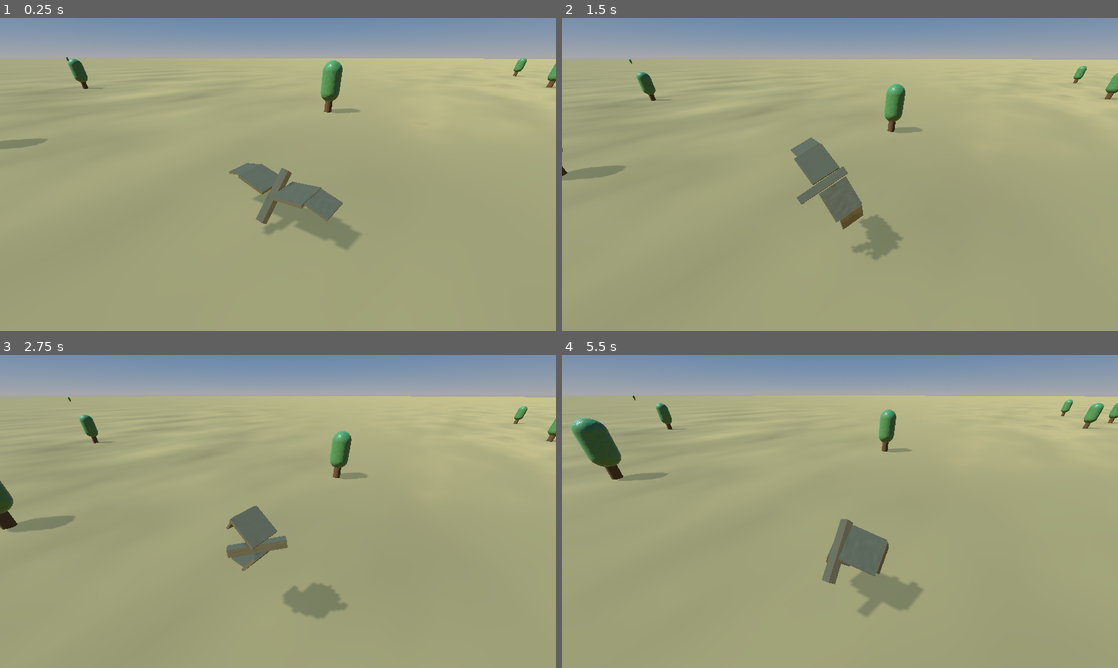
Above: before the commit, frames 1-4 (two rows, left to right).
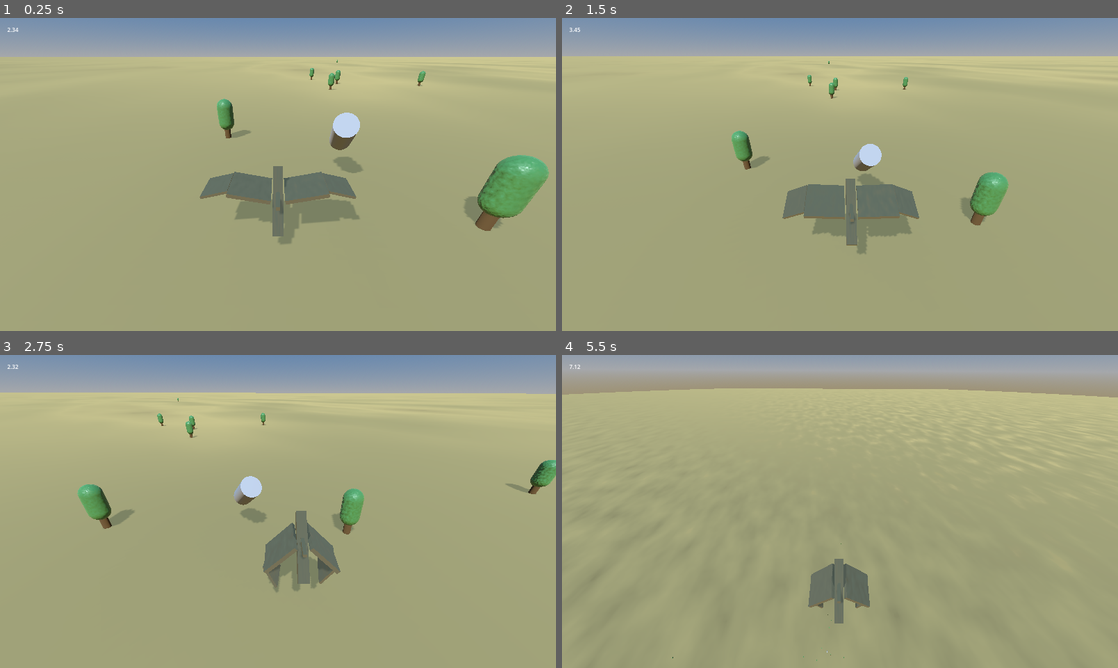
Above: after the commit, the same moments.

Repository: westonkelliher/GodotDemos
Game: Godot game, scene res://world.tscn
Same seed, same stepped clock (60 frames per second), same inputs: the game is played once before the commit and once after it.
Inputs (mouse positions are in pixels of both pictures, inside the frame that each line leads up to):
- Up to frame 1 (0.25 s): no input
- Up to frame 2 (1.5 s): move the mouse to (962, 158) at 0.52 s; hold D (right) 0.53-1.28 s; hold Space (flap) 0.53-1.28 s; move the mouse to (728, 190) at 1.27 s; hold S (backward) from 1.28 s (still down); click (728, 190) at 1.35 s
- Up to frame 3 (2.75 s): tap Space (flap) at 1.52, 1.55, 1.82 s; move the mouse to (333, 442) at 2.02 s; release S (backward) at 2.03 s; hold D (right) from 2.03 s (still down); hold Space (flap) from 2.03 s (still down)
- Up to frame 4 (5.5 s): move the mouse to (812, 574) at 2.77 s; release D (right) at 2.78 s; release Space (flap) at 2.78 s; hold U (cheat_up, bound only after the commit) 2.78-3.53 s; click (812, 574) at 2.85 s; tap Space (flap) at 3.02, 3.05, 3.32, 4.52, 4.55, 4.82 s; move the mouse to (1006, 558) at 3.52 s; hold Space (flap) 3.53-4.28 s; hold A (left) 3.53-5.03 s; move the mouse to (673, 464) at 4.27 s; click (673, 464) at 4.35 s; move the mouse to (867, 511) at 5.02 s; hold S (backward) from 5.03 s (still down); hold Space (flap) from 5.03 s (still down)

The runs differ from the first frame. In frame 1, 8.0% of the frame differs, in the area x 0-100%, y 3-74%; in frame 2, 8.0%; in frame 3, 10%; in frame 4, 18%, in the area x 0-100%, y 0-98%.

Commit message:
Flight: most of mechanics I want

Diff:
--- a/Flight/bird.gd
+++ b/Flight/bird.gd
@@ -7,13 +7,12 @@
 # Get the gravity from the project settings to be synced with RigidBody nodes.
 var gravity: float = ProjectSettings.get_setting("physics/3d/default_gravity")
 
-var MIN_GRAV_MULT := 0.10 # flat wings parallel with the ground
-var GRAV_FROM_FLAPPED := 0.20 # additional gravity when wings are fully flapped
-var MAX_GRAV_MULT := 0.30
-
-# lift
-const LIFT_MULT := 3.0
-const DIFT_MULT := 0.8
+# lift and drag
+const LIFT_MULT := 9.0
+const DIFT_MULT := 1.0
+const FLAT_DRAG :=  5.0 # meters / second
+const DIVE_DRAG :=  0.02 # added to flat and flapped
+const DRAFT_LEVEL := 100.0
 
 # torso tilt
 const MAX_TORSO_TILT_SPEED := 1.0 # as fraction not in radians
@@ -28,14 +27,14 @@
 # : negative number means downward position
 const MAX_FLAP_ANGLE := 0.2
 const MIN_FLAP_ANGLE := -0.8
-const MAX_FLAP_SPEED := 4.0
-const FLAP_ACC := 40.0
+const MAX_FLAP_SPEED := 5.0
+const FLAP_ACC := 70.0
 var flap_speed := 0.0
 var flap_angle := 0.0
 
 # wing pitch
-const MAX_WING_PITCH := 0.6
-const MIN_WING_PITCH := -0.6
+const MAX_WING_PITCH := 0.3
+const MIN_WING_PITCH := -0.4
 const MAX_WING_PITCH_SPEED := 6.0
 const WING_PITCH_ACC := 18.0
 var wing_pitch := 0.0
@@ -49,6 +48,12 @@
 const WING_ROLL_SPEED := 2.0
 var wing_roll := 0.0
 
+# yaw (from wing roll)
+const YAW_ACC := 2.1
+var STATIC_YAW_DAMPING := 0.1
+var ACTIVE_YAW_DAMPING := 0.6
+var yaw_speed := 0.0
+
 # body roll
 var BODY_ROLL_RATE := 3.0
 var STATIC_BODY_ROLL_DAMPING := 0.1
@@ -60,17 +65,25 @@
 # : proportional to body pitch speed
 var MAX_TIP_PITCH := 0.7
 var MIN_TIP_PITCH := -0.7
-var MAX_TIP_PITCH_DIST := 200.0
+var MAX_TIP_PITCH_DIST := 400.0
 var TIP_PITCH_RATE := 0.05
 var tip_pitch := 0.0
+
+# wing yaw
+var MAX_WING_YAW := 0.2
+var MAX_WING_YAW_DIST := 800.0
+var WING_YAW_RATE := 0.05
+var wing_yaw := 0.0
+
 
 # mouse drags
 var drag_start := Vector2.ZERO # relative to center of screens
 var is_dragging := false
+var mouse_yaw_speed := 0.0
 
 #### Builtins ####
 func _process(delta: float) -> void:
-	$D/Vecs.global_position = global_position
+	$D/Vecs.global_position = global_position + Vector3.UP
 
 func _physics_process(delta: float) -> void:
 	handle_torso_tilt(delta)
@@ -81,7 +94,7 @@
 	#
 	# flapping
 	var lift_normal := Vector3.UP.rotated(Vector3.RIGHT, wing_pitch)
-	lift_normal = lift_normal.rotated(Vector3.FORWARD, -wing_roll)
+	lift_normal = lift_normal.rotated(Vector3.FORWARD, wing_roll*0.5)
 	lift_normal = basis * lift_normal
 	if flap_speed < 0:
 		var lift: float = abs(flap_speed) * cos(flap_angle) * LIFT_MULT
@@ -91,19 +104,37 @@
 		var dift: float = abs(flap_speed) * cos(flap_angle) * DIFT_MULT
 		velocity -= lift_normal * dift * delta
 	#
-	# rolling
+	# yawing
 	if flap_speed < 0:
-		body_roll_speed += flap_speed * wing_roll * BODY_ROLL_RATE * delta
-	rotation.z += (1 - sin(flap_angle))*body_roll_speed * delta
+		yaw_speed += flap_speed * wing_roll * YAW_ACC * delta
+	rotation.y += yaw_speed * delta
 	if Input.is_action_pressed("left") or Input.is_action_pressed("right"):
-		body_roll_speed *= pow(ACTIVE_BODY_ROLL_DAMPING, delta)
-	else:
-		body_roll_speed *= pow(STATIC_BODY_ROLL_DAMPING, delta)
+		yaw_speed *= pow(ACTIVE_YAW_DAMPING, delta)
+	else:
+		yaw_speed *= pow(STATIC_YAW_DAMPING, delta)
+	#
+	# speed rolling
+	if velocity.length() > 1.0:
+		var speed_roll_intensity := (basis * Vector3.FORWARD).dot(velocity)*0.2
+		speed_roll_intensity *= 0.02 + 0.98*torso_tilt
+		body_roll_speed += -wing_roll * speed_roll_intensity * delta
+		var max_rs := pow(velocity.length(), 0.5) * 0.5
+		body_roll_speed = max(-max_rs, min(max_rs, body_roll_speed))
+		print(body_roll_speed)
+		rotation.z += body_roll_speed * delta
+		# damp it
+		if !Input.is_action_pressed("left") and !Input.is_action_pressed("right"):
+			body_roll_speed *= pow(0.2, delta)
 	#
 	# pitching
-	rotation.x += tip_pitch * TIP_PITCH_RATE
-	#
-	# gravity and velocity damping
+	var paxis := basis * Vector3.RIGHT
+	rotate(paxis, tip_pitch * TIP_PITCH_RATE)
+	# yawing
+	var yaxis := basis * Vector3.DOWN
+	rotate(yaxis, wing_yaw * WING_YAW_RATE)
+	velocity = velocity.rotated(yaxis, wing_yaw * WING_YAW_RATE)
+	#
+	# gravity and velocity drag
 	if is_on_floor():
 		# TODO: proper drag
 		velocity *= pow(0.1, delta)
@@ -112,17 +143,15 @@
 		torso_tilt = move_toward(torso_tilt, 0, 1.5*delta)
 		torso_tilt_speed = 0.0
 	else:
-		velocity *= pow(0.95, delta)
+		handle_air_drag(delta)
+		handle_forward_turning(delta)
 		# Add the gravity.
-		var grav_dif := MAX_GRAV_MULT - MIN_GRAV_MULT
-		var grav_mult: float = MIN_GRAV_MULT + grav_dif*abs(sin(flap_angle))
-		var grav := gravity*grav_mult
-		velocity.y -= grav * delta
+		velocity.y -= gravity * delta
 	#
 	# debug
 	$D/Vecs/WingNormal.target_position = lift_normal*0.5
 	$D/Vecs/ForSpeed.target_position = velocity.project(Vector3.FORWARD)
-
+	#
 
 	move_and_slide()
 
@@ -197,15 +226,15 @@
 		wing_roll = move_toward(wing_roll, 0, WING_ROLL_SPEED*delta)
 	else:
 		# neither held
-		var balancing_roll := wrap_angle(rotation.z) / PI * MAX_WING_ROLL
-		wing_roll = move_toward(wing_roll, balancing_roll, WING_ROLL_SPEED*delta)
+		#var balancing_roll := wrap_angle(rotation.z) / PI * MAX_WING_ROLL
+		#wing_roll = move_toward(wing_roll, balancing_roll, WING_ROLL_SPEED*delta)
+		wing_roll = move_toward(wing_roll, 0, WING_ROLL_SPEED*delta)
 	#
 	$Wings/RightWing.set_roll(wing_roll)
 	$Wings/LeftWing.set_roll(-wing_roll)
 
 # mouse drags
 func handle_mouse_drags(delta: float) -> void:
-	# calculate drag vector
 	if Input.is_action_just_pressed("clickdown"):
 		drag_start = get_relative_mouse_pos()
 	is_dragging = Input.is_action_pressed("clickdown")
@@ -213,12 +242,55 @@
 	if is_dragging:
 		drag_vec = get_relative_mouse_pos() - drag_start
 	#
-	tip_pitch = -drag_vec.y / MAX_TIP_PITCH_DIST
+	# pitch
+	tip_pitch = -drag_vec.y / MAX_TIP_PITCH_DIST * torso_tilt
 	tip_pitch = max(MIN_TIP_PITCH, min(MAX_TIP_PITCH, tip_pitch))
-
 	#
 	$Wings/LeftWing.set_tip_pitch(tip_pitch)
 	$Wings/RightWing.set_tip_pitch(tip_pitch)
+	#
+	# yaw
+	wing_yaw = drag_vec.x / MAX_WING_YAW_DIST * torso_tilt
+	wing_yaw = max(-MAX_WING_YAW, min(MAX_WING_YAW, wing_yaw))
+	#
+	$Wings/LeftWing.set_yaw(wing_yaw)
+	$Wings/RightWing.set_yaw(-wing_yaw)
+
+
+func handle_air_drag(delta: float) -> void:
+	# calculate terminal vel for this vel normal
+	var wing_forward := basis * Vector3.FORWARD.rotated(Vector3.RIGHT, wing_pitch)
+	var straightness: float = pow(abs(wing_forward.dot(velocity.normalized())), 2.0)
+	var flappedness: float = abs(flap_angle) / abs(MIN_FLAP_ANGLE)
+	# calculate drag
+	var wing_up := basis * Vector3.UP.rotated(Vector3.RIGHT, wing_pitch)
+	var drag_normal := -velocity.normalized()
+	var drag_mult: float = DIVE_DRAG
+	drag_mult += drag_normal.dot(wing_up)*FLAT_DRAG
+	drag_mult *= 0.2 + 0.8*torso_tilt
+	drag_mult *= 1.0/(1.0+flap_speed)
+	print(drag_mult)
+	velocity += wing_up * velocity.length() * drag_mult * delta
+	#
+	#$D/Vecs/Drag.target_position = drag_normal
+	#$D/Vecs/WingUp.target_position = wing_up
+	#$D/Vecs/DragReflect.target_position = draft_normal
+
+func handle_forward_turning(delta: float) -> void:
+	# yaw
+	var turn_intensity := 1.0 - 5.0/(5.0 + velocity.length())
+	turn_intensity *= torso_tilt
+	var forward := basis * Vector3.FORWARD
+	var total_a := forward.angle_to(velocity)
+	if total_a < 0.01:
+		return
+	var axis := forward.cross(velocity).normalized()
+	var amount := total_a * (1.0 - pow(0.6, delta)) * turn_intensity
+	rotate(axis, amount)
+	# roll
+	if !Input.is_action_pressed("left") and !Input.is_action_pressed("right"):
+		var roll_intensity: float = abs(cos(rotation.z)) * 0.5
+		rotation.z *= (1.0 - roll_intensity*delta)
 
 
 #### Utility ####
@@ -234,3 +306,12 @@
 	while angle < -PI:
 		angle += 2*PI
 	return angle
+
+
+func turn_toward_vector(fraction: float, start: Vector3, target: Vector3) -> Vector3:
+	var total_a := start.angle_to(target)
+	if total_a < 0.01:
+		return start
+	var axis := start.cross(target).normalized()
+	var amount := total_a * fraction
+	return start.rotated(axis, tip_pitch * TIP_PITCH_RATE)
--- a/Flight/bird.tscn
+++ b/Flight/bird.tscn
@@ -1,33 +1,41 @@
-[gd_scene load_steps=6 format=3 uid="uid://dwifatahjw2iw"]
+[gd_scene load_steps=7 format=3 uid="uid://dwifatahjw2iw"]
 
 [ext_resource type="Script" path="res://bird.gd" id="1_spr0f"]
 [ext_resource type="Material" uid="uid://cffmhpki7ah77" path="res://wing_mat.tres" id="1_us2py"]
 [ext_resource type="PackedScene" uid="uid://br826gu3twll6" path="res://wing.tscn" id="1_wmpwx"]
 
 [sub_resource type="SphereShape3D" id="SphereShape3D_qgsme"]
+radius = 1.0
+
+[sub_resource type="BoxMesh" id="BoxMesh_xmkve"]
+material = ExtResource("1_us2py")
+size = Vector3(0.1, 1, 0.1)
 
 [sub_resource type="BoxMesh" id="BoxMesh_qonja"]
 material = ExtResource("1_us2py")
-size = Vector3(0.15, 1, 0.15)
+size = Vector3(0.3, 2, 0.3)
 
 [node name="Bird" type="CharacterBody3D"]
-transform = Transform3D(1, 0, 0, 0, 1, 0, 0, 0, 1, 0, 0, 0)
 script = ExtResource("1_spr0f")
 
 [node name="CollisionShape3D" type="CollisionShape3D" parent="."]
 transform = Transform3D(1, 0, 0, 0, 1, 0, 0, 0, 1, 0, -0.197503, -0.00287512)
 shape = SubResource("SphereShape3D_qgsme")
 
+[node name="Straight" type="MeshInstance3D" parent="."]
+transform = Transform3D(1, 0, 0, 0, -4.37114e-08, -1, 0, 1, -4.37114e-08, 0, 0, 0.346331)
+mesh = SubResource("BoxMesh_xmkve")
+
 [node name="Body" type="Node3D" parent="."]
 transform = Transform3D(1, 5.24537e-09, -5.29134e-09, 3.72529e-09, 0.707107, 0.707107, 7.45058e-09, -0.707107, 0.707107, 0, 0, 0)
 
 [node name="Torso" type="MeshInstance3D" parent="Body"]
-transform = Transform3D(1, 0, 0, 0, 1, 0, 0, 0, 1, 0, -0.15, 0)
+transform = Transform3D(1, 0, 0, 0, 1, 0, 0, 0, 1, 0, -0.3, 0)
 mesh = SubResource("BoxMesh_qonja")
 skeleton = NodePath("../..")
 
 [node name="Wings" type="Node3D" parent="."]
-transform = Transform3D(1, -3.25082e-11, -7.45058e-09, 3.72529e-09, 1, 0, 7.45058e-09, -2.89506e-08, 1, 0, 0, 0)
+transform = Transform3D(2, 0, 0, 0, 2, 0, 0, 0, 2, 0, 0, 0)
 
 [node name="RightWing" parent="Wings" instance=ExtResource("1_wmpwx")]
 transform = Transform3D(1, 0, 0, 0, 1, 0, 0, 0, 1, 0.1, 0, 0)
@@ -38,11 +46,31 @@
 [node name="D" type="Node" parent="."]
 
 [node name="Vecs" type="Node3D" parent="D"]
+transform = Transform3D(1, 0, 0, 0, 1, 0, 0, 0, 1, 0, 1, 0)
 
 [node name="ForSpeed" type="RayCast3D" parent="D/Vecs"]
-transform = Transform3D(1, 0, 0, 0, 1, 0, 0, 0, 1, 0, 0.5, 0)
+visible = false
+target_position = Vector3(0, -2, 0)
 debug_shape_custom_color = Color(0, 0.486275, 0, 1)
 
 [node name="WingNormal" type="RayCast3D" parent="D/Vecs"]
-transform = Transform3D(1, 0, 0, 0, 1, 0, 0, 0, 1, 0, 0.5, 0)
+visible = false
+target_position = Vector3(0, -2, 0)
 debug_shape_custom_color = Color(0.639216, 0, 0.882353, 1)
+
+[node name="Drag" type="RayCast3D" parent="D/Vecs"]
+target_position = Vector3(0, 1, 0)
+collision_mask = 0
+debug_shape_custom_color = Color(0.00784314, 0.00784314, 0.00784314, 1)
+
+[node name="WingUp" type="RayCast3D" parent="D/Vecs"]
+collision_mask = 0
+debug_shape_custom_color = Color(1, 1, 1, 1)
+
+[node name="DragReflect" type="RayCast3D" parent="D/Vecs"]
+collision_mask = 0
+debug_shape_custom_color = Color(0.909804, 0.505882, 0.152941, 1)
+
+[node name="Label" type="Label" parent="."]
+offset_right = 40.0
+offset_bottom = 23.0
--- a/Flight/floor.tscn
+++ b/Flight/floor.tscn
@@ -1,8 +1,8 @@
 [gd_scene load_steps=6 format=3 uid="uid://dd08y67gqs75"]
 
 [sub_resource type="CylinderMesh" id="CylinderMesh_64rso"]
-top_radius = 500.0
-bottom_radius = 500.0
+top_radius = 5000.0
+bottom_radius = 5000.0
 height = 0.1
 
 [sub_resource type="FastNoiseLite" id="FastNoiseLite_pjwp4"]
@@ -22,7 +22,7 @@
 
 [sub_resource type="CylinderShape3D" id="CylinderShape3D_jfhuo"]
 height = 0.1
-radius = 500.0
+radius = 5000.0
 
 [node name="Floor" type="StaticBody3D"]
 
--- a/Flight/project.godot
+++ b/Flight/project.godot
@@ -56,3 +56,8 @@
 "events": [Object(InputEventKey,"resource_local_to_scene":false,"resource_name":"","device":-1,"window_id":0,"alt_pressed":false,"shift_pressed":false,"ctrl_pressed":false,"meta_pressed":false,"pressed":false,"keycode":0,"physical_keycode":32,"key_label":0,"unicode":32,"echo":false,"script":null)
 ]
 }
+cheat_up={
+"deadzone": 0.5,
+"events": [Object(InputEventKey,"resource_local_to_scene":false,"resource_name":"","device":-1,"window_id":0,"alt_pressed":false,"shift_pressed":false,"ctrl_pressed":false,"meta_pressed":false,"pressed":false,"keycode":0,"physical_keycode":85,"key_label":0,"unicode":117,"echo":false,"script":null)
+]
+}
--- /dev/null
+++ b/Flight/test_object.gd
@@ -0,0 +1,6 @@
+extends CharacterBody3D
+
+
+func _physics_process(delta: float) -> void:
+	velocity.y = 0.1
+	move_and_slide()
--- /dev/null
+++ b/Flight/test_object.tscn
@@ -0,0 +1,17 @@
+[gd_scene load_steps=4 format=3 uid="uid://jhn0yhq36e1n"]
+
+[ext_resource type="Script" path="res://test_object.gd" id="1_1r73h"]
+
+[sub_resource type="CylinderMesh" id="CylinderMesh_f0v3i"]
+
+[sub_resource type="SphereShape3D" id="SphereShape3D_miqce"]
+
+[node name="TestObject" type="CharacterBody3D"]
+transform = Transform3D(0.852408, -0.175893, 0.492404, 0.492404, 0.586824, -0.642788, -0.175893, 0.790379, 0.586824, 0, 0, 0)
+script = ExtResource("1_1r73h")
+
+[node name="MeshInstance3D" type="MeshInstance3D" parent="."]
+mesh = SubResource("CylinderMesh_f0v3i")
+
+[node name="CollisionShape3D" type="CollisionShape3D" parent="."]
+shape = SubResource("SphereShape3D_miqce")
--- a/Flight/wing.gd
+++ b/Flight/wing.gd
@@ -6,6 +6,7 @@
 var pitch := 0.0
 var roll := 0.0
 var tip_pitch := 0.0
+var yaw := 0.0
 
 func _process(delta: float) -> void:
 	pass
@@ -28,9 +29,14 @@
 	tip_pitch = angle
 	position_wing()
 
+func set_yaw(angle: float) -> void:
+	yaw = angle
+	position_wing()
+
 #
 func position_wing() -> void:
 	$F1.rotation.z = flap_angle
-	$F1/F2.rotation.z = roll + flap_angle*0.8 - 0.6
+	$F1/F2.rotation.z = flap_angle*0.8 - 0.6
 	$F1.rotation.x = pitch
-	$F1/F2.rotation.x = pitch*0.2 + tip_pitch
+	$F1/F2.rotation.x = pitch*0.2 + tip_pitch*0.5 + roll*0.5
+	$F1.rotation.y = yaw
--- a/Flight/world.gd
+++ b/Flight/world.gd
@@ -9,3 +9,10 @@
 	var cam_to_bird: Vector3 = $Bird.position - $CamPivot.position
 	cam_to_bird *= pow(cam_to_bird.length(), CAM_SPRING_MULT-1)
 	$CamPivot.global_position += cam_to_bird * (1 - pow(CAM_SPRING, delta))
+	var a: Vector3 = $CamPivot.rotation
+	$CamPivot.rotation = $Bird.rotation
+	#
+	$Label.text = str(float(int($Bird.velocity.length()*100))/100.0)
+	if Input.is_action_just_pressed("cheat_up"):
+		$Bird.position = Vector3(0, 300, 100)
+		$CamPivot.position = Vector3(0, 300, 100)
--- a/Flight/world.tscn
+++ b/Flight/world.tscn
@@ -1,9 +1,10 @@
-[gd_scene load_steps=8 format=3 uid="uid://mlo6tf84cnqg"]
+[gd_scene load_steps=9 format=3 uid="uid://mlo6tf84cnqg"]
 
 [ext_resource type="PackedScene" uid="uid://dd08y67gqs75" path="res://floor.tscn" id="1_33vac"]
 [ext_resource type="Script" path="res://world.gd" id="1_cb1s3"]
 [ext_resource type="PackedScene" uid="uid://icdyyyjkrd37" path="res://tree.tscn" id="2_fv5iu"]
 [ext_resource type="PackedScene" uid="uid://dwifatahjw2iw" path="res://bird.tscn" id="3_bjcqp"]
+[ext_resource type="PackedScene" uid="uid://jhn0yhq36e1n" path="res://test_object.tscn" id="5_iule0"]
 
 [sub_resource type="ProceduralSkyMaterial" id="ProceduralSkyMaterial_axce7"]
 sky_top_color = Color(0.215686, 0.435294, 0.690196, 1)
@@ -74,10 +75,20 @@
 shadow_blur = 3.0
 
 [node name="Bird" parent="." instance=ExtResource("3_bjcqp")]
-transform = Transform3D(1, 0, 0, 0, 1, 0, 0, 0, 1, 0, 0.739705, 0)
+transform = Transform3D(1, 0, 0, 0, 1, 0, 0, 0, 1, 0, 1.84692, 0)
 
 [node name="CamPivot" type="Node3D" parent="."]
-transform = Transform3D(0.771602, 0, 0.636105, 0, 1, 0, -0.636105, 0, 0.771602, 0, 0, 0)
+transform = Transform3D(0.801995, 0, 0.597331, 0, 1, 0, -0.597331, 0, 0.801995, 0, 0, 0)
 
 [node name="Camera" type="Camera3D" parent="CamPivot"]
-transform = Transform3D(1, 0, 0, 0, 0.866025, 0.5, 0, -0.5, 0.866025, 0, 2.5, 3)
+transform = Transform3D(1, 0, 0, 0, 0.866025, 0.5, 0, -0.5, 0.866025, 0, 4, 5)
+
+[node name="Label" type="Label" parent="."]
+offset_left = 21.0
+offset_top = 22.0
+offset_right = 75.0
+offset_bottom = 45.0
+text = "Vel"
+
+[node name="TestObject" parent="." instance=ExtResource("5_iule0")]
+transform = Transform3D(0.852408, -0.175893, 0.492404, 0.492404, 0.586824, -0.642788, -0.175893, 0.790379, 0.586824, 2.7994, 2.05, -3.50941)
